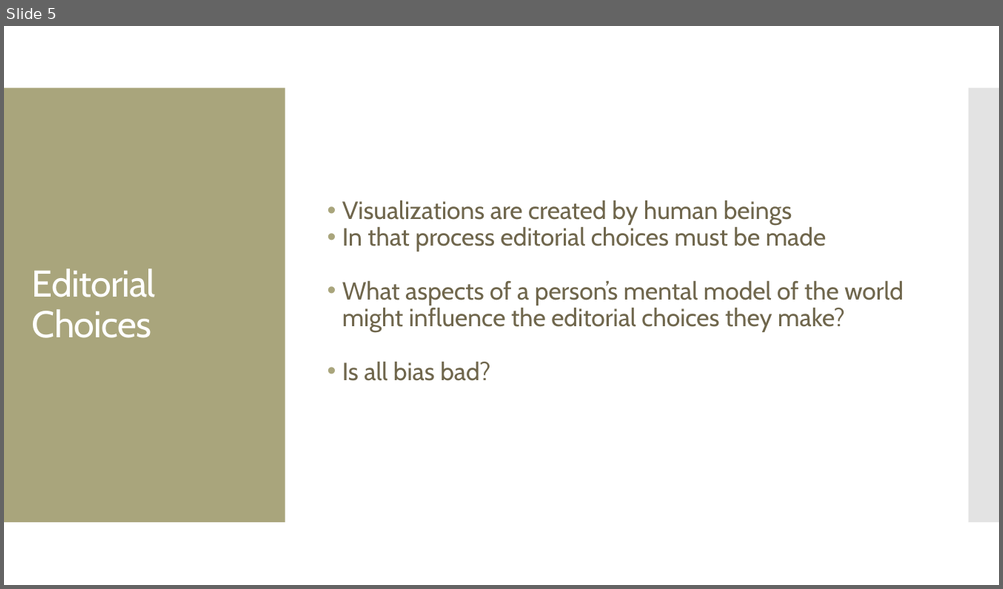
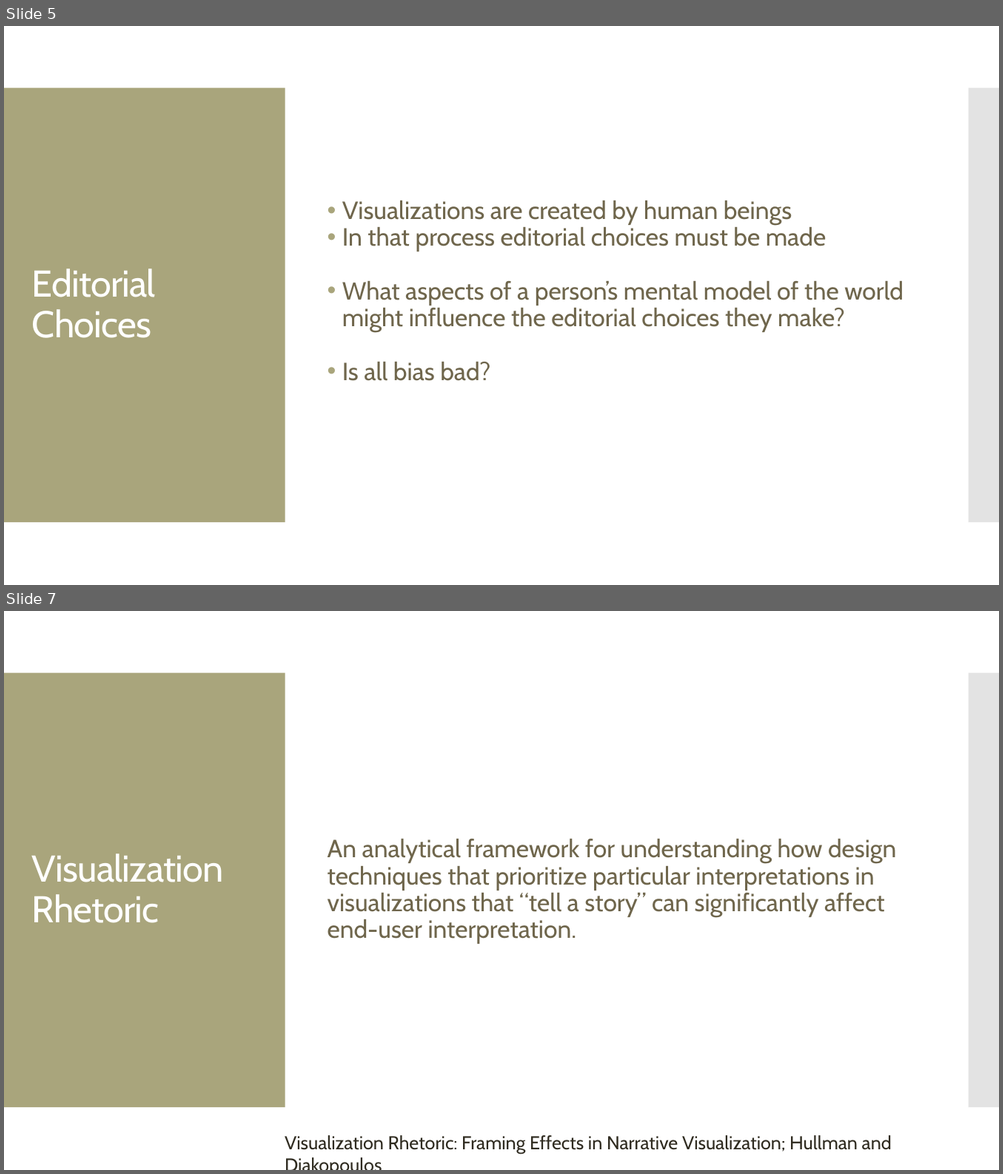
Before and after one commit to amosca01/SDS-CSC109, a slide deck: slides/14-persuasive-vis.pptx. Shown one above the other, each under a label of ours: slide 5 before the commit, slides 5 and 7 after it; the slides between them are not shown. The pictures are 1003x589 and 1003x1174 pixels, drawn with LibreOffice and Linux fonts; fonts in the diff are those of the drawing. Boxes give left, top, right and bottom in pixels: in the first picture for what was removed or moved away, otherwise in the second. Text is boxed around its words. In the diff, an @@ line names an element or a change of style, - is before the commit and + after.

```diff
--- a/slides/14-persuasive-vis.pptx
+++ b/slides/14-persuasive-vis.pptx
@@ slide 7 added at box(4, 611, 999, 1170), background #FFFFFF; not listed: 2 template elements that a slide beside it also shows @@
@@ title added at box(32, 854, 223, 923), 36 pt, text #FFFFFF @@
+Visualization Rhetoric
@@ text added at box(327, 839, 896, 944), 24 pt, text #6F664C @@
+An analytical framework for understanding how design techniques that prioritize particular interpretations in visualizations that “tell a story” can significantly affect end-user interpretation.
@@ text added at box(284, 1136, 891, 1154), 18 pt, text #2F2B20 @@
+Visualization Rhetoric: Framing Effects in Narrative Visualization; Hullman and Diakopoulos
```
Also in this commit, not shown: 3 slides changed, 10 other slides added, 12 other files.
